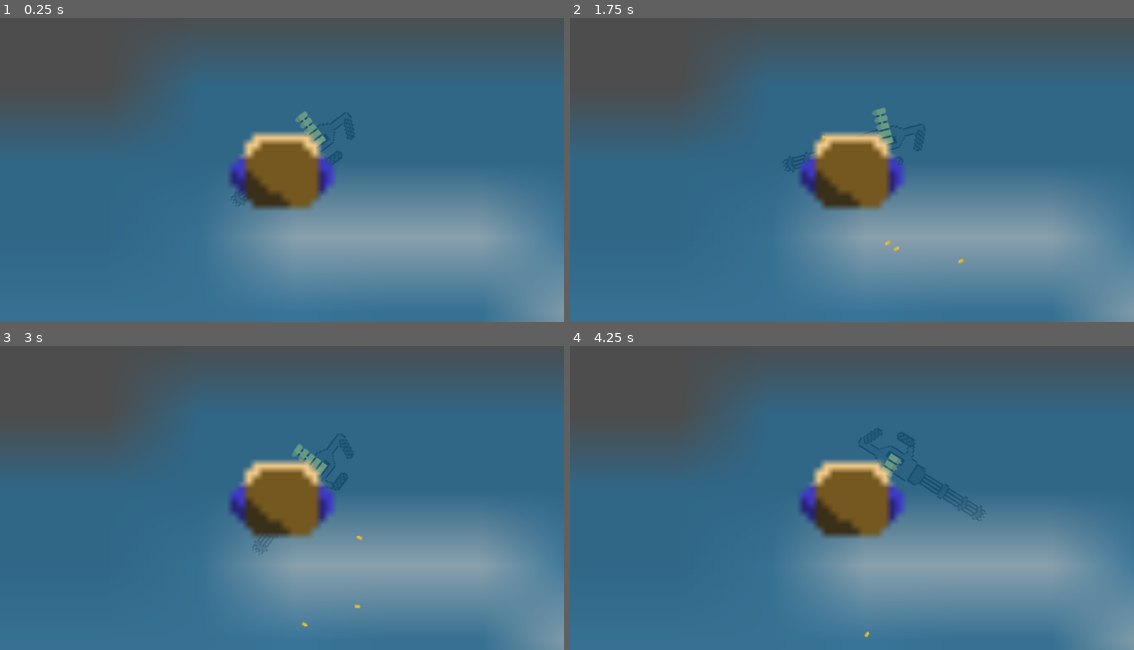
Above: before the commit, frames 1-4 (two rows, left to right).
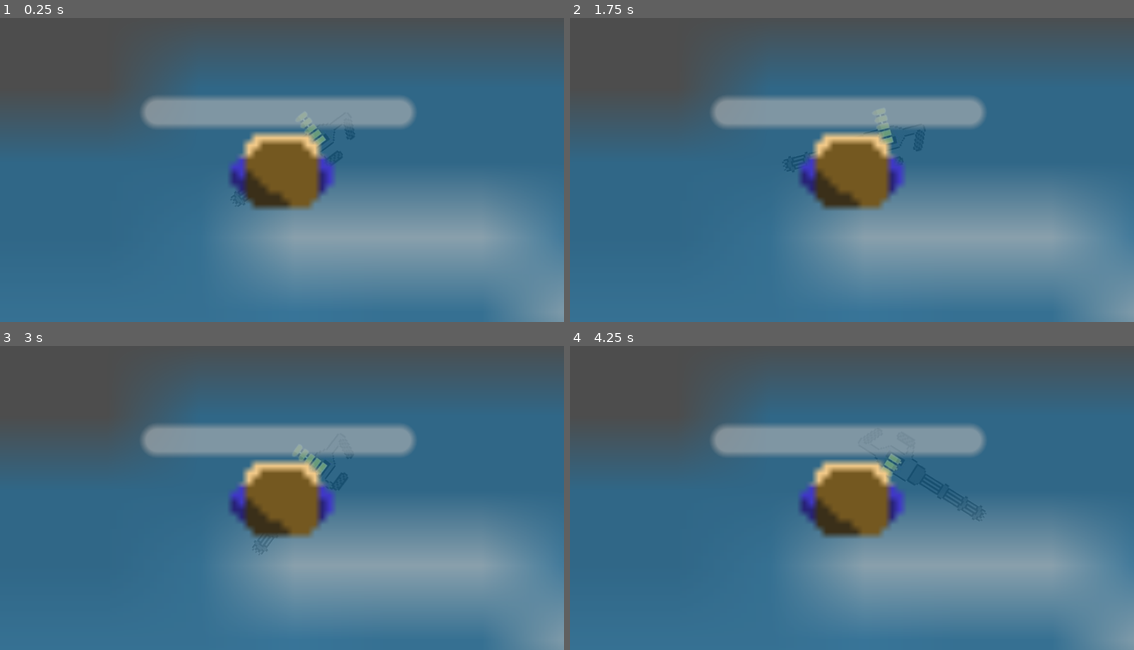
Above: after the commit, the same moments.

Repository: JonathanF2008/GreenOps_Godot
Game: Godot game, scene res://Test_scene.tscn
The game is run twice, just before and just after one commit, with the same random seed, the same clock (stepped at 60 frames per second) and the same inputs. The project has no main scene, so this scene is started directly.
Inputs (mouse positions are in pixels of both pictures, inside the frame that each line leads up to):
- Up to frame 1 (0.25 s): no input
- Up to frame 2 (1.75 s): tap Enter (ui_accept) at 0.5, 0.77, 1.25, 1.52 s; move the mouse to (852, 170) at 0.52 s; click (852, 170) at 0.67 s; move the mouse to (739, 179) at 1.27 s; click (739, 179) at 1.42 s
- Up to frame 3 (3 s): tap Enter (ui_accept) at 2, 2.75 s; move the mouse to (338, 422) at 2.02 s; click (338, 422) at 2.17 s; move the mouse to (253, 555) at 2.77 s; click (253, 555) at 2.92 s
- Up to frame 4 (4.25 s): tap Enter (ui_accept) at 3.02, 3.77 s; move the mouse to (1021, 540) at 3.52 s; click (1021, 540) at 3.67 s

The runs differ from the first frame. In frame 1, 4.9% of the frame differs, in the area x 25-74%, y 25-37%; in frame 2, 5.0%, in the area x 25-74%, y 25-81%; in frame 3, 5.0%; in frame 4, 5.0%.
Error before the commit: Parse Error: Variable "speed" has the same name as a previously declared variable. (res://Script/MiljøaktivistMovement.gd:17)

Commit message:
Bullet ferdig

Diff:
--- a/Script/MiljøaktivistMovement.gd
+++ b/Script/MiljøaktivistMovement.gd
@@ -1,102 +1,39 @@
 extends CharacterBody2D
 
-@export var speed: float = 200
-@export var stop_distance: float = 5
+var target_position = position
+var speed := 150.0
+var moving = false
+var health = 100
+@onready var health_bar = $ProgressBar
 
-var target_position: Vector2
-var moving := false
-var selected := false
-
-@onready var outline = $"Outline" # Sprite eller Texture som viser sirkel
+func _ready() -> void:
+	update_health(health)
 
 
-func _ready():
-	target_position = global_position
-	outline.visible = false
+func _input(event: InputEvent) -> void:
+	print(event)
+	if !moving and event is InputEventMouseButton and event.pressed:
+		target_position = get_global_mouse_position()
+		moving = true
+		update_health(-10)
 
-var speed := 150.0
-@export var max_health := 100
-var health := max_health
-
-var is_active := false
-
-func set_active(value: bool):
-	is_active = value
-	visible = value
-	set_process(value)
-	set_physics_process(value)
-
-func _process(delta):
-	if not is_active:
-		return
-
-	if Input.is_action_just_pressed("move_to_click"):
-		agent.set_target_position(get_global_mouse_position())
-
-func _physics_process(delta):
-	if not is_active:
-		return
-
-	if agent.is_navigation_finished():
-		velocity = Vector2.ZERO
-	else:
-		var next = agent.get_next_path_position()
-		var direction = (next - global_position).normalized()
-		velocity = direction * speed
-
-# -------------------------------------------------
-# Valg av karakter
-# -------------------------------------------------
-func set_selected(value: bool):
-	selected = value
-	outline.visible = value
+func _processeses(delta: float) -> void:
+	if moving:
+		if position == target_position:
+			moving = false
+		else:
+			position = position.move_toward(target_position, speed * delta)
 
 
-# Trigger når spilleren klikker PÅ karakteren
-func _input_event(viewport, event, shape_idx):
-	if event is InputEventMouseButton and event.pressed and event.button_index == MOUSE_BUTTON_RIGHT:
-		get_tree().root.call_deferred("emit_signal", "player_selected", self)
+func _on_area_2d_body_entered(body: Node2D) -> void:
+	var away = (position - body.position).normalized()
+	position += away * 10.0   # move back a bit
+	moving = false
 
-
-# -------------------------------------------------
-# Input for bevegelse (kun aktiv spiller)
-# -------------------------------------------------
-func _input(event):
-	if not selected:
-		return
-
-	# Venstre museknapp = bevegelse
-	if event is InputEventMouseButton and event.button_index == MOUSE_BUTTON_LEFT and event.pressed:
-		target_position = get_global_mouse_position()
-		moving = true
-
-
-# -------------------------------------------------
-# Bevegelse
-# -------------------------------------------------
-func _physics_process(delta):
-	# Bare spilleren som er valgt skal reagere på input
-	if not selected:
-		return
-
-	look_at(get_global_mouse_position())
-
-	if moving:
-		var direction = target_position - global_position
-
-		if direction.length() > stop_distance:
-			velocity = direction.normalized() * speed
-		else:
-			moving = false
-			velocity = Vector2.ZERO
-	else:
-		velocity = Vector2.ZERO
-
-	move_and_slide()
-
-func take_damage(amount):
-	health -= amount
-	if health <= 0:
+func update_health(value):
+	health += value
+	health_bar.value = health
+	if health == 0:
 		die()
 
 func die():
--- a/project.godot
+++ b/project.godot
@@ -11,7 +11,7 @@
 [application]
 
 config/name="GreenOps"
-config/features=PackedStringArray("4.3", "Forward Plus")
+config/features=PackedStringArray("4.5", "Forward Plus")
 config/icon="res://Bilder/icon.svg"
 <<<<<<<Updatedupstreamrun/main_scene="uid://630isg63uao4"
 
--- /dev/null
+++ b/test_scene2.tscn
@@ -0,0 +1,14 @@
+[gd_scene load_steps=3 format=3 uid="uid://bry5mtf5aqoc"]
+
+[ext_resource type="Texture2D" uid="uid://ceuqy8t17vo0y" path="res://Bilder/Vann søl.png" id="1_04rak"]
+[ext_resource type="PackedScene" uid="uid://dv8v2pdfln23e" path="res://tscn/Miljøaktivist.tscn" id="2_kmmf5"]
+
+[node name="Node2D" type="Node2D"]
+
+[node name="VannSøl" type="Sprite2D" parent="."]
+position = Vector2(31, 39)
+scale = Vector2(1.6041666, 1.8125)
+texture = ExtResource("1_04rak")
+
+[node name="CharacterBody2D" parent="." instance=ExtResource("2_kmmf5")]
+position = Vector2(-4, 22)
--- a/tscn/BulletMiljøaktivist.tscn
+++ b/tscn/BulletMiljøaktivist.tscn
@@ -1,12 +1,14 @@
 [gd_scene load_steps=4 format=3 uid="uid://cmgdjojkbywn8"]
 
-[ext_resource type="Script" path="res://Script/bulletMiljøaktivist.gd" id="1_hbh1x"]
+[ext_resource type="Script" uid="uid://b7u2sqby04jqn" path="res://Script/bulletMiljøaktivist.gd" id="1_hbh1x"]
 [ext_resource type="Texture2D" uid="uid://bwbu6gknt3aur" path="res://Bilder/Bullet.png" id="2_g5hph"]
 
 [sub_resource type="RectangleShape2D" id="RectangleShape2D_lgy3e"]
 size = Vector2(1, 0.5)
 
 [node name="BulletMiljøaktivist" type="RigidBody2D"]
+collision_layer = 2
+collision_mask = 2
 script = ExtResource("1_hbh1x")
 
 [node name="Sprite2D" type="Sprite2D" parent="."]
--- a/tscn/Miljøaktivist.tscn
+++ b/tscn/Miljøaktivist.tscn
@@ -36,3 +36,10 @@
 
 [node name="Camera2D" type="Camera2D" parent="."]
 zoom = Vector2(15, 15)
+
+[node name="ProgressBar" type="ProgressBar" parent="."]
+offset_left = -19.0
+offset_top = -9.0
+offset_right = 18.0
+offset_bottom = -5.0
+show_percentage = false
Not shown, added: Audio/Blood splatter.mp3.import
Not shown, added: Audio/Cloth wave.mp3.import
Not shown, added: Audio/Eksplosjon 1.mp3.import
Not shown, added: Audio/Eksplosjon 2.mp3.import
Not shown, added: Audio/Gun shot.mp3.import
Not shown, added: Audio/Revolver cocking.mp3.import
Not shown, added: Audio/shine.mp3.import
Not shown, added: Script/VåpenMiljøaktivist.gd.uid
Not shown, added: Script/bullet.gd.uid
Not shown: 1 places in tscn/Miljøaktivist.tscn that only renumber resources
